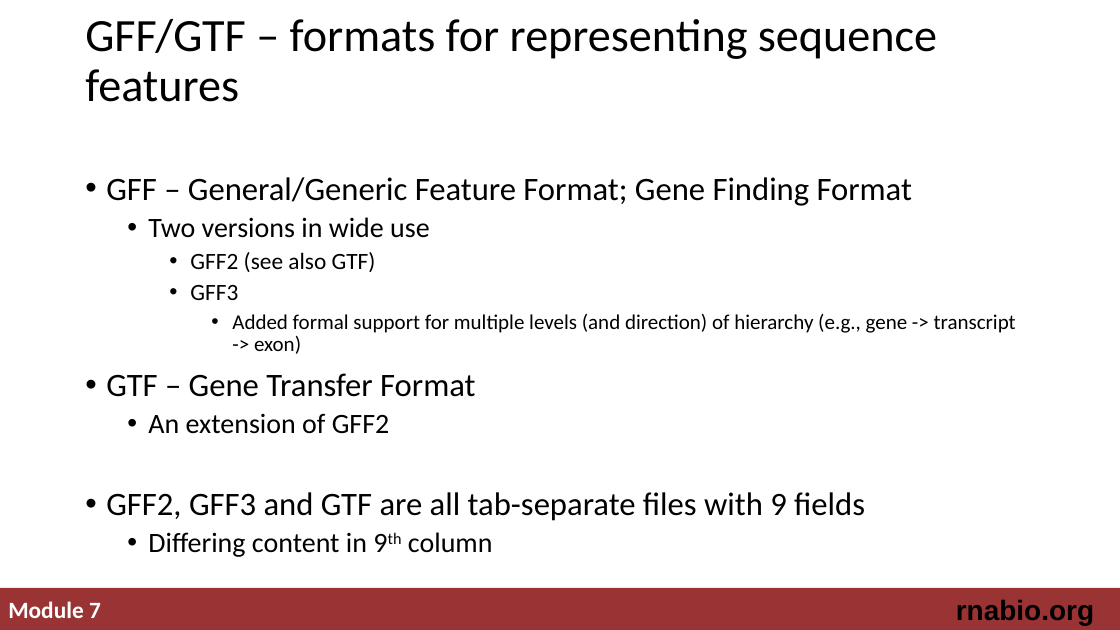
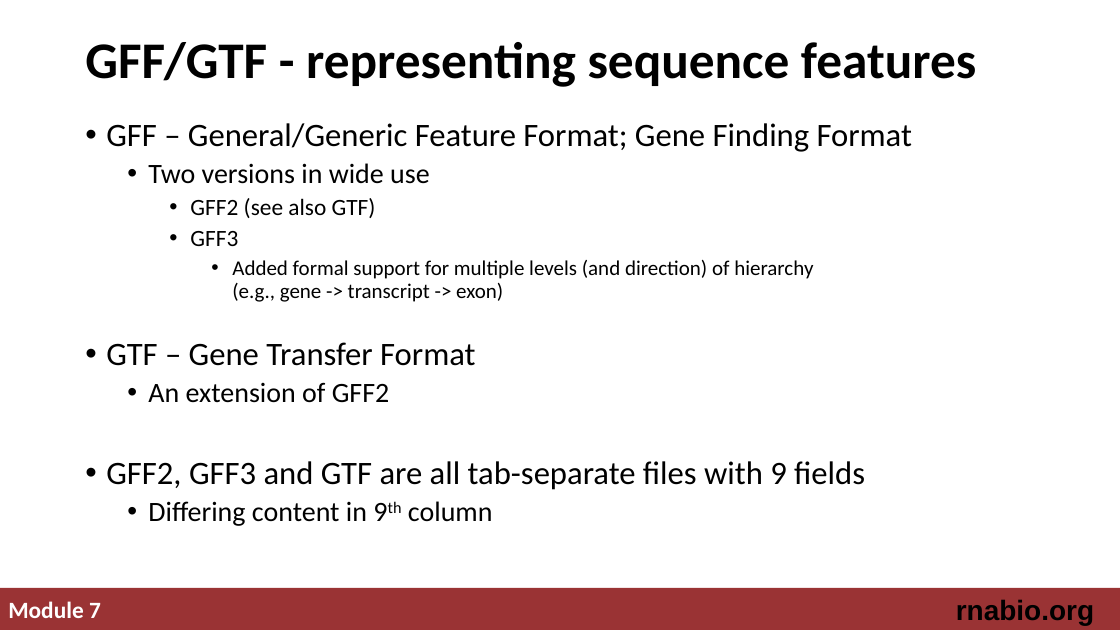
Before and after one commit to griffithlab/rnabio.org, a slide deck: slide 6 of assets/lectures/cbw-cshl/2019/mini/RNASeq_MiniLecture_07_FASTA_FASTQ_GTF.pptx. Drawn at 1120x630 pixels with LibreOffice and Linux fonts; fonts in the diff are those of the drawing. Boxes give left, top, right and bottom in pixels: in the first picture for what was removed or moved away, otherwise in the second. Text is boxed around its words. In the diff, an @@ line names an element or a change of style, - is before the commit and + after.

Commit message:
updates

```diff
--- a/assets/lectures/cbw-cshl/2019/mini/RNASeq_MiniLecture_07_FASTA_FASTQ_GTF.pptx
+++ b/assets/lectures/cbw-cshl/2019/mini/RNASeq_MiniLecture_07_FASTA_FASTQ_GTF.pptx
@@ title at (x1=85, y1=42, x2=976, y2=87): text changed; size 39.6 to 44 pt; bold on @@
-GFF/GTF – formats for representing sequence features
+GFF/GTF - representing sequence features
@@ text "GFF – General/Generic Feature Format; ..." rewrapped from (x1=106, y1=177, x2=1016, y2=557) to (x1=106, y1=123, x2=912, y2=526) @@
```
Also in this commit, not shown: 5 other slides changed.
